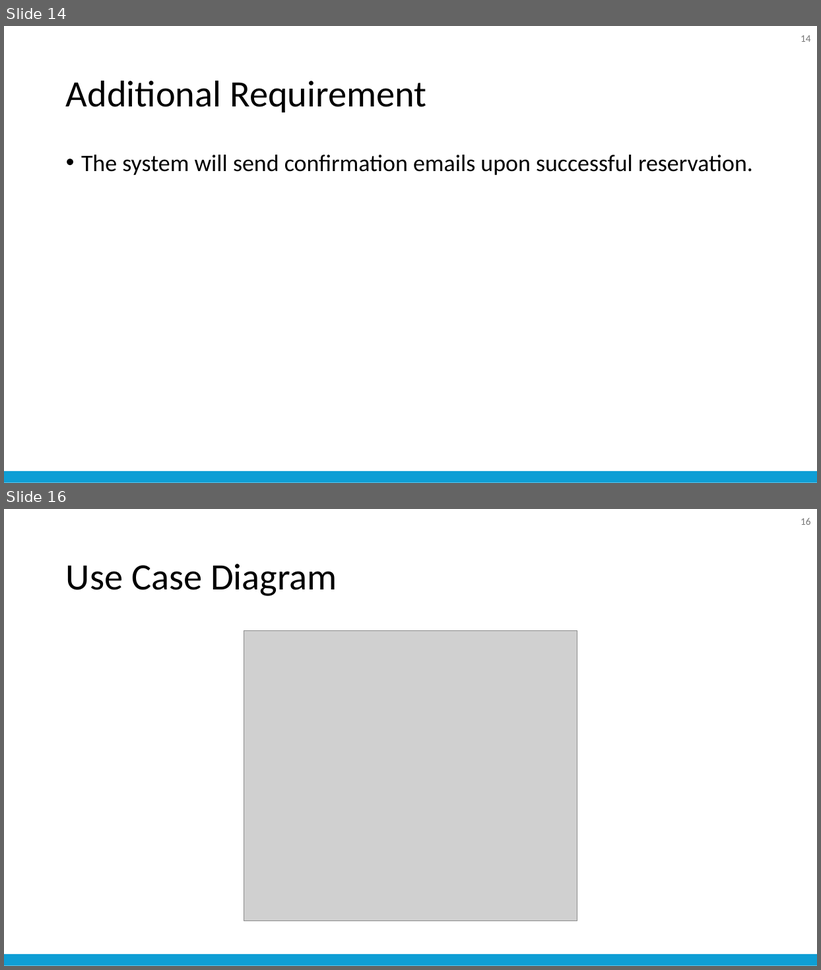
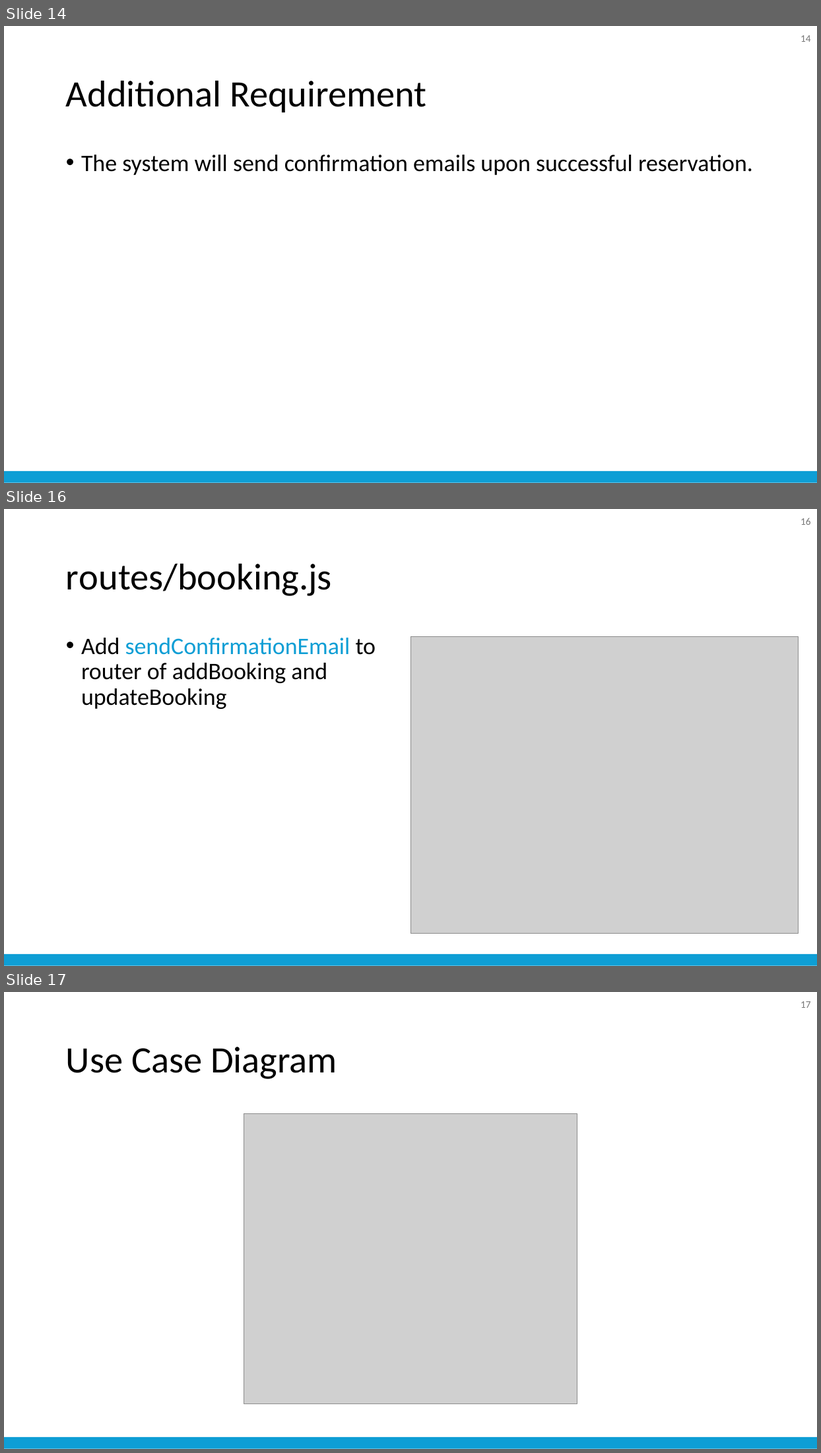
Before and after one commit to nattapong232/DentistBooking, a slide deck: SRS.pptx. Shown one above the other, each under a label of ours: slides 14 and 16 before the commit, slides 14, 16 and 17 after it; the slides between them are not shown. The pictures are 821x970 and 821x1453 pixels, drawn with LibreOffice and Linux fonts; fonts in the diff are those of the drawing; grey boxes stand for pictures. Boxes give left, top, right and bottom in pixels: in the first picture for what was removed or moved away, otherwise in the second. Text is boxed around its words. In the diff, an @@ line names an element or a change of style, - is before the commit and + after.

```diff
--- a/SRS.pptx
+++ b/SRS.pptx
@@ slide 16 added at [4, 509, 817, 966], background #FFFFFF; not listed: 1 template element that a slide beside it also shows @@
@@ page number added at [801, 518, 811, 525], 12 pt, text #797979 @@
+16
@@ title added at [66, 563, 332, 596], 44 pt, text #000000 @@
+routes/booking.js
@@ text added at [81, 638, 376, 709], 28 pt, text #000000 @@
+• Add sendConfirmationEmail to router of addBooking and updateBooking
@@ picture added at [411, 637, 798, 934] @@
@@ what was slide 16 is now slide 17 @@
@@ page number at [801, 1001, 811, 1008]: text changed @@
-16
+17
```
Also in this commit, not shown: 12 slides changed, 21 other files.
